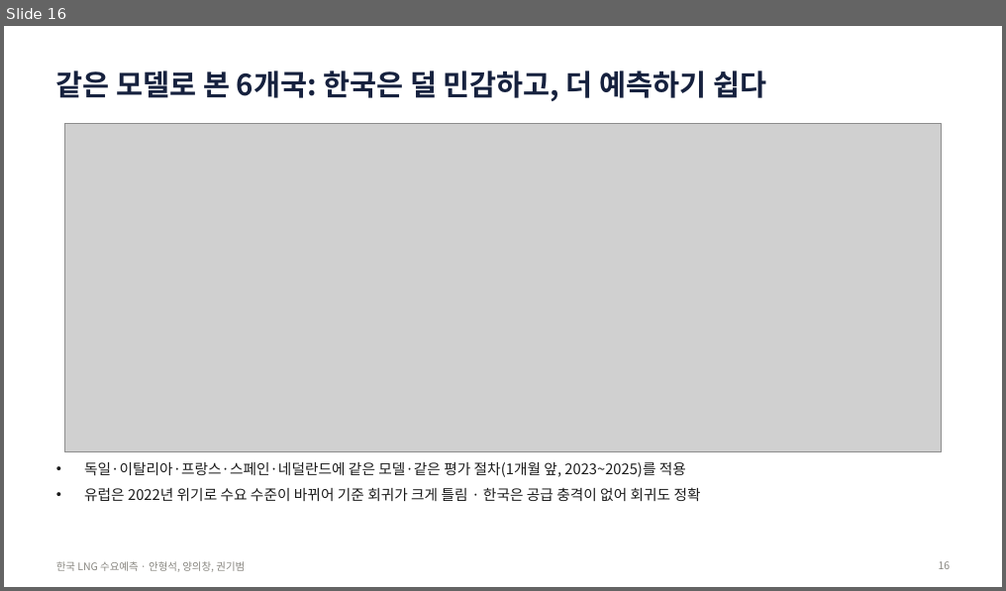
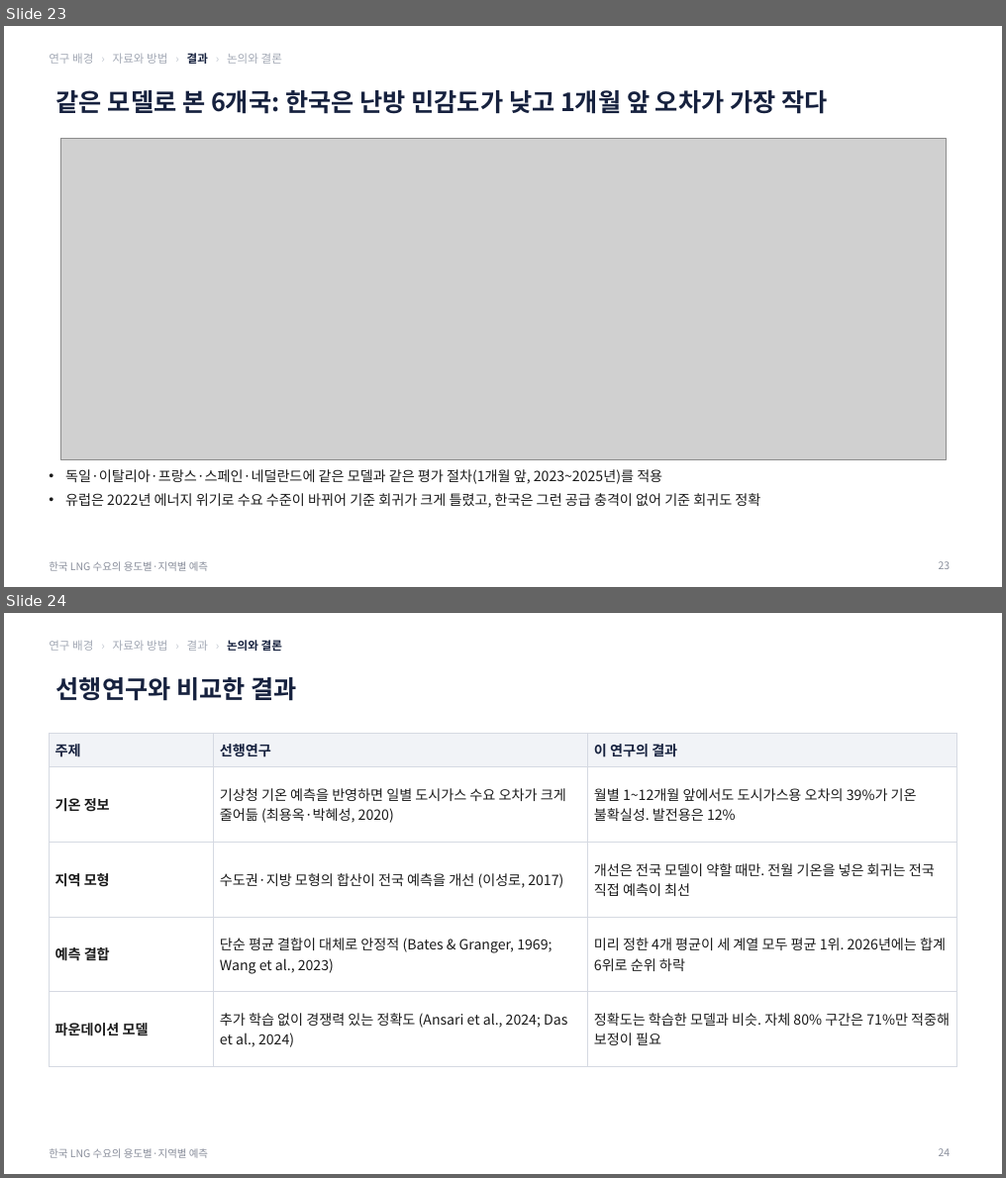
Before and after one commit to seoki0804/LNG_D_F, a slide deck: korea/report/한국_LNG_수요예측_발표.pptx. Shown one above the other, each under a label of ours: slide 16 before the commit, slides 23 and 24 after it. The pictures are 1006x591 and 1006x1178 pixels, drawn with LibreOffice and Linux fonts; fonts in the diff are those of the drawing; grey boxes stand for pictures. Boxes give left, top, right and bottom in pixels: in the first picture for what was removed or moved away, otherwise in the second. Text is boxed around its words. In the diff, an @@ line names an element or a change of style, - is before the commit and + after.

```diff
--- a/korea/report/한국_LNG_수요예측_발표.pptx
+++ b/korea/report/한국_LNG_수요예측_발표.pptx
@@ slide 24 added at (4, 613, 1002, 1174), background #FFFFFF; not listed: 1 template element that a slide beside it also shows @@
@@ text added at (49, 640, 282, 651), 11 pt, text #A3A9B5 @@
+연구 배경 › 자료와 방법 › 결과 › 논의와 결론
@@ title added at (56, 677, 297, 701), 24 pt, text #16213E, bold @@
+선행연구와 비교한 결과
@@ table added at (49, 733, 957, 1052), 5 rows, 3 columns @@
+주제 | 선행연구 | 이 연구의 결과
+기온 정보 | 기상청 기온 예측을 반영하면 일별 도시가스 수요 오차가 크게 줄어듦 (최용옥·박혜성, 2020) | 월별 1~12개월 앞에서도 도시가스용 오차의 39%가 기온 불확실성. 발전용은 12%
+지역 모형 | 수도권·지방 모형의 합산이 전국 예측을 개선 (이성로, 2017) | 개선은 전국 모델이 약할 때만. 전월 기온을 넣은 회귀는 전국 직접 예측이 최선
+예측 결합 | 단순 평균 결합이 대체로 안정적 (Bates & Granger, 1969; Wang et al., 2023) | 미리 정한 4개 평균이 세 계열 모두 평균 1위. 2026년에는 합계 6위로 순위 하락
+파운데이션 모델 | 추가 학습 없이 경쟁력 있는 정확도 (Ansari et al., 2024; Das et al., 2024) | 정확도는 학습한 모델과 비슷. 자체 80% 구간은 71%만 적중해 보정이 필요
@@ page number added at (939, 1149, 950, 1157), 10 pt, text #8A8F9C @@
+24
@@ what was slide 16 is now slide 23 @@
@@ slide 23 changed as well @@
@@ text added at (49, 53, 282, 64), 11 pt, text #A3A9B5 @@
+연구 배경 › 자료와 방법 › 결과 › 논의와 결론
@@ title at (56, 90, 827, 114): text changed; size 28 to 24 pt @@
-같은 모델로 본 6개국: 한국은 덜 민감하고, 더 예측하기 쉽다
+같은 모델로 본 6개국: 한국은 난방 민감도가 낮고 1개월 앞 오차가 가장 작다
@@ picture: place and size @@
-picture at (64, 123, 942, 453)
+picture at (60, 138, 945, 461)
@@ text at (65, 470, 760, 508): text changed; size 14 to 13.5 pt @@
-• 독일·이탈리아·프랑스·스페인·네덜란드에 같은 모델·같은 평가 절차(1개월 앞, 2023~2025)를 적용
-• 유럽은 2022년 위기로 수요 수준이 바뀌어 기준 회귀가 크게 틀림 · 한국은 공급 충격이 없어 회귀도 정확
+• 독일·이탈리아·프랑스·스페인·네덜란드에 같은 모델과 같은 평가 절차(1개월 앞, 2023~2025년)를 적용
+• 유럽은 2022년 에너지 위기로 수요 수준이 바뀌어 기준 회귀가 크게 틀렸고, 한국은 그런 공급 충격이 없어 기준 회귀도 정확
@@ text at (49, 562, 208, 571): text changed; text colour #898781 to #8A8F9C @@
-한국 LNG 수요예측 · 안형석, 양의창, 권기범
+한국 LNG 수요의 용도별·지역별 예측
@@ page number at (939, 562, 950, 570): text changed; text colour #898781 to #8A8F9C @@
-16
+23
```
Also in this commit, not shown: 8 other slides changed, 23 other slides added, 10 slides removed, 30 other files.
